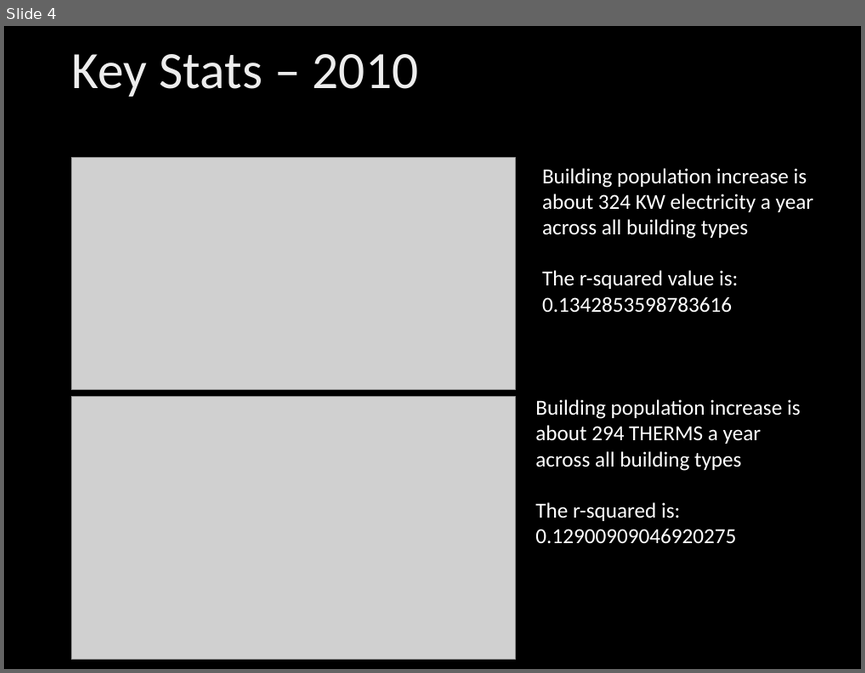
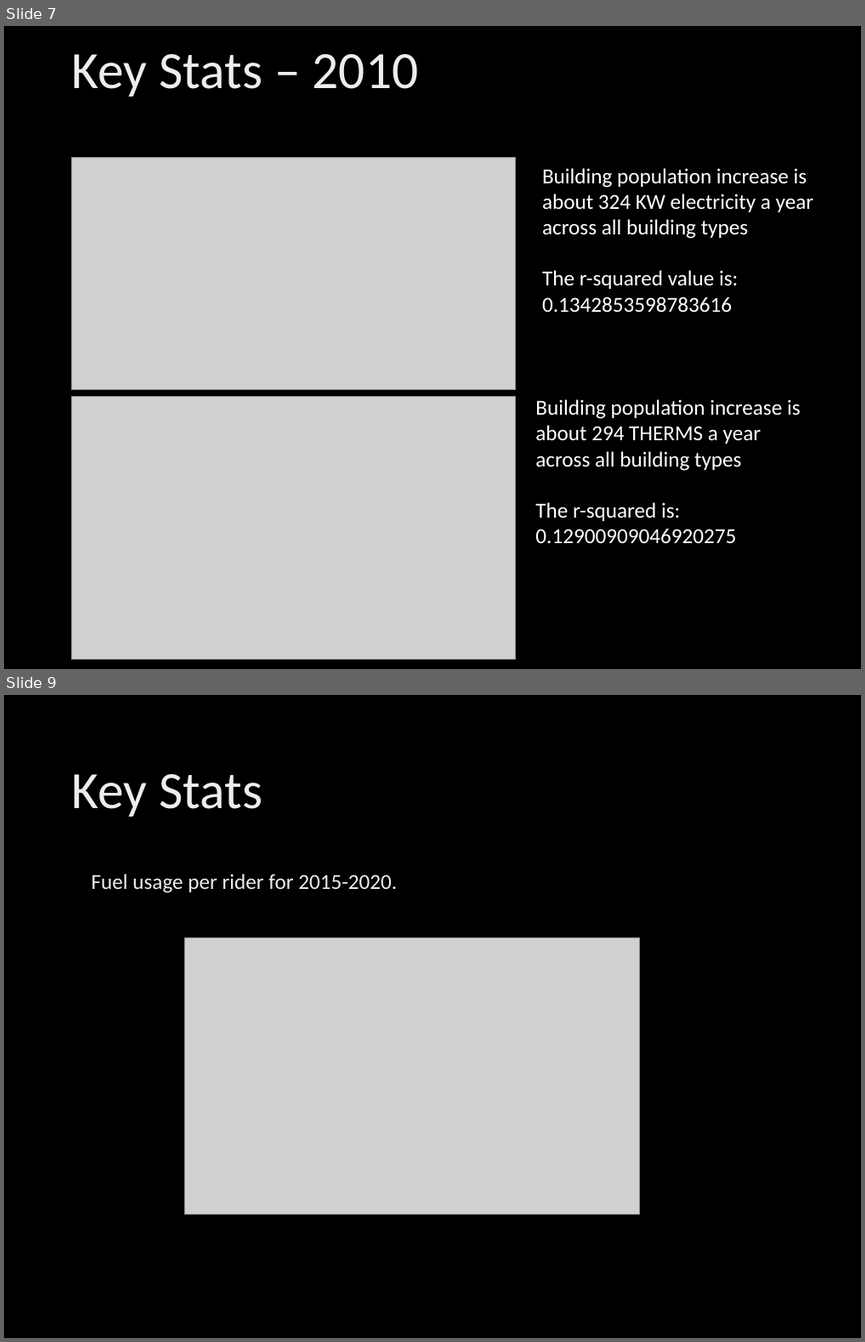
Before and after one commit to byoung11644/Chicago_Energy, a slide deck: Energy ppt.pptx. Shown one above the other, each under a label of ours: slide 4 before the commit, slides 7 and 9 after it; the slides between them are not shown. The pictures are 865x673 and 865x1342 pixels, drawn with LibreOffice and Linux fonts; fonts in the diff are those of the drawing; grey boxes stand for pictures; background and template pictures are left out. Boxes give left, top, right and bottom in pixels: in the first picture for what was removed or moved away, otherwise in the second. Text is boxed around its words. In the diff, an @@ line names an element or a change of style, - is before the commit and + after.

```diff
--- a/Energy ppt.pptx
+++ b/Energy ppt.pptx
@@ slide 9 added at (x1=4, y1=695, x2=861, y2=1338), background picture (left out) @@
@@ title added at (x1=71, y1=774, x2=262, y2=817), 44 pt, text gradient #BFBFBF to #EDEDED to #FFFFFF @@
+Key Stats
@@ text added at (x1=92, y1=873, x2=397, y2=893), 18 pt, text gradient #BFBFBF to #EDEDED to #FFFFFF @@
+Fuel usage per rider for 2015-2020.
@@ picture added at (x1=185, y1=938, x2=640, y2=1214) @@
@@ what was slide 4 is now slide 7 @@
```
Also in this commit, not shown: 3 slides changed, 6 other slides added, 1 slide removed, 1 other file.
